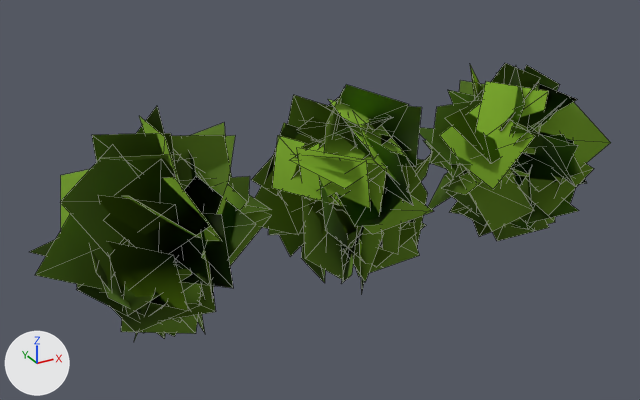
The glTF model public/models/bush.glb as it was, and as the next commit left it.
Before and after are seen from a 50 mm camera at (-6.55, -21.16, 13.26) aimed at (5.16, 0.13, 2.61). Arrows for +X, +Y and +Z are at lower left; the lights stay in place. The first picture is the older version. Mesh edges are drawn as thin lines. Vertices at exactly the same position are counted once.

The scene before the commit, as lines of its bpy script (objects in view):
```python
me_mesh_0 = bpy.data.meshes.new('Mesh_0')
me_mesh_0.from_pydata(...)  # 320 vertices, 160 faces; spans x -3.31..3.03, y -2.86..3.05, z -0.34..6.33
me_mesh_0.materials.append(mat_foliage)  # green #7aa823
me_mesh_1 = bpy.data.meshes.new('Mesh_1')
me_mesh_1.from_pydata(...)  # 320 vertices, 160 faces; spans x -3.15..2.95, y -2.83..2.99, z -0.17..6.04
me_mesh_1.materials.append(mat_foliage)  # green #7aa823
me_mesh_2 = bpy.data.meshes.new('Mesh_2')
me_mesh_2.from_pydata(...)  # 320 vertices, 160 faces; spans x -2.96..3.02, y -3.18..2.93, z -0.31..5.97
me_mesh_2.materials.append(mat_foliage)  # green #7aa823
ob_busha = bpy.data.objects.new('BushA', me_mesh_0)
ob_busha.location = (0.0, 0.0, 0.0)
ob_bushb = bpy.data.objects.new('BushB', me_mesh_1)
ob_bushb.location = (6.0, 0.0, 0.0)
ob_bushc = bpy.data.objects.new('BushC', me_mesh_2)
ob_bushc.location = (12.0, 0.0, 0.0)
```
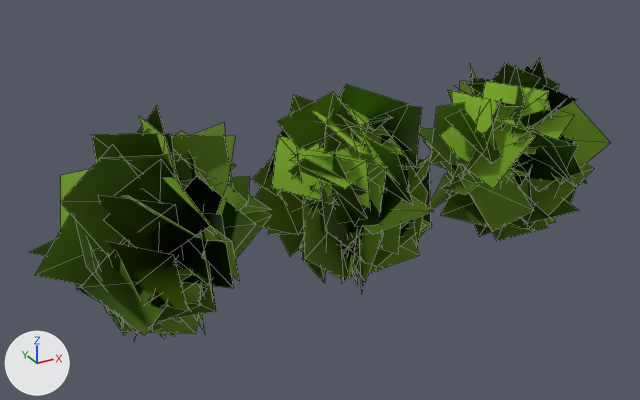
Changed parts and their boxes [x1, y1, x2, y2] in the pictures (640 x 400 px):
'BushC', reshaped: before [419, 63, 611, 241]; after [419, 58, 611, 241]
part 1 of me_mesh_0, added: after [74, 129, 240, 335]
part 2 of me_mesh_1, added (green): after [269, 92, 432, 284]
part 3 of me_mesh_2, added (green): after [441, 58, 574, 229]

The change in detail:
me_mesh_0 is used by ob_busha; location (0.0, 0.0, 0.0).
me_mesh_0 had 320 vertices, 160 faces and spanned x -3.31..3.03, y -2.86..3.05, z -0.34..6.33.
me_mesh_0 now has 400 vertices, 200 faces and spans x -3.31..3.03, y -2.93..3.05, z -0.34..6.33.
Part 1, on me_mesh_0:
80 vertices are added at x -2.37..2.61, y -2.93..2.48, z -0.02..5.74.
40 new faces join them.
me_mesh_1 is used by ob_bushb; location (6.0, 0.0, 0.0).
me_mesh_1 had 320 vertices, 160 faces and spanned x -3.15..2.95, y -2.83..2.99, z -0.17..6.04.
me_mesh_1 now has 400 vertices, 200 faces and spans x -3.15..2.97, y -2.83..2.99, z -0.17..6.14.
Part 2, on me_mesh_1:
80 vertices are added at x -2.16..2.97, y -2.62..2.76, z -0.1..6.14.
40 new faces join them.
me_mesh_2 is used by ob_bushc; location (12.0, 0.0, 0.0).
me_mesh_2 had 320 vertices, 160 faces and spanned x -2.96..3.02, y -3.18..2.93, z -0.31..5.97.
me_mesh_2 now has 400 vertices, 200 faces and spans x -2.96..3.02, y -3.18..2.93, z -0.31..5.97.
Part 3, on me_mesh_2:
80 vertices are added at x -2.68..2.22, y -2.66..2.79, z -0.31..5.82.
40 new faces join them.
